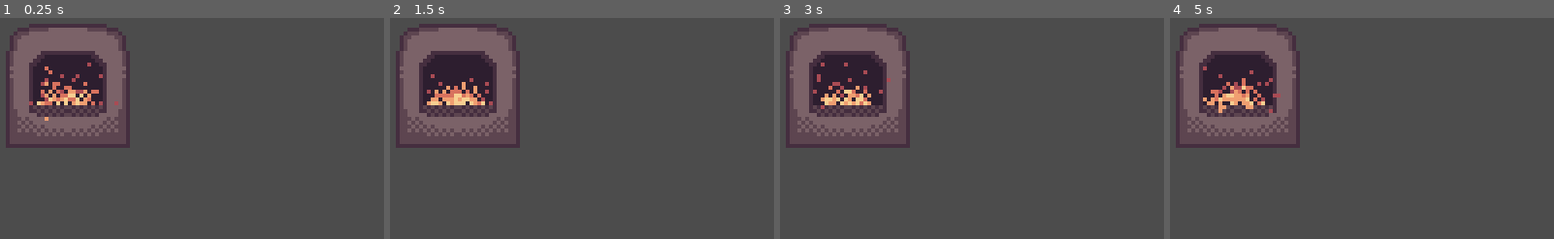
Above: before the commit, frames 1-4 (left to right).
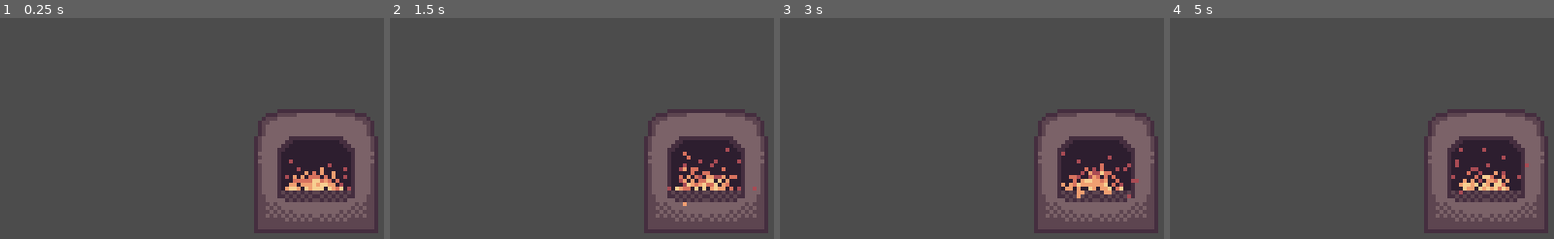
Above: after the commit, the same moments.

Repository: erik-lance/Old-Clems-Anvil
Game: Godot game, scene res://assets/scenes/furnace.tscn
Same seed, same stepped clock (60 frames per second), same inputs: the game is played once before the commit and once after it. The project has no main scene, so this scene is started directly.
Inputs:
- Up to frame 1 (0.25 s): no input
- Up to frame 2 (1.5 s): no input
- Up to frame 3 (3 s): no input
- Up to frame 4 (5 s): no input

The runs differ from the first frame. In frame 1, 28% of the frame differs, in the area x 1-99%, y 2-98%; in frame 2, 28%; in frame 3, 28%; in frame 4, 28%.

Commit message:
Centered furnace

Diff:
--- a/assets/scenes/furnace.tscn
+++ b/assets/scenes/furnace.tscn
@@ -28,8 +28,14 @@
 } ]
 
 [node name="Furnace" type="Control"]
-margin_right = 192.0
-margin_bottom = 108.0
+anchor_left = 0.5
+anchor_top = 0.5
+anchor_right = 0.5
+anchor_bottom = 0.5
+margin_left = -32.0
+margin_top = -32.0
+margin_right = 32.0
+margin_bottom = 32.0
 __meta__ = {
 "_edit_use_anchors_": false
 }
@@ -44,6 +50,6 @@
 
 [node name="FireAnim" type="AnimatedSprite" parent="."]
 frames = SubResource( 5 )
-frame = 1
+frame = 3
 playing = true
 centered = false
